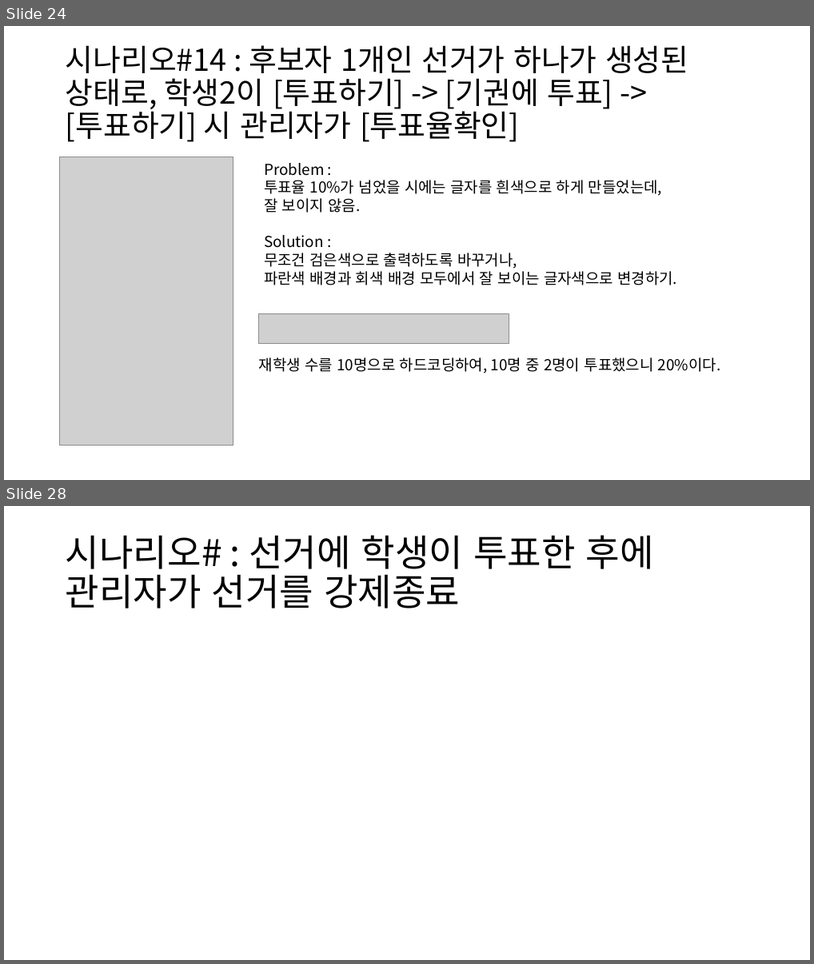
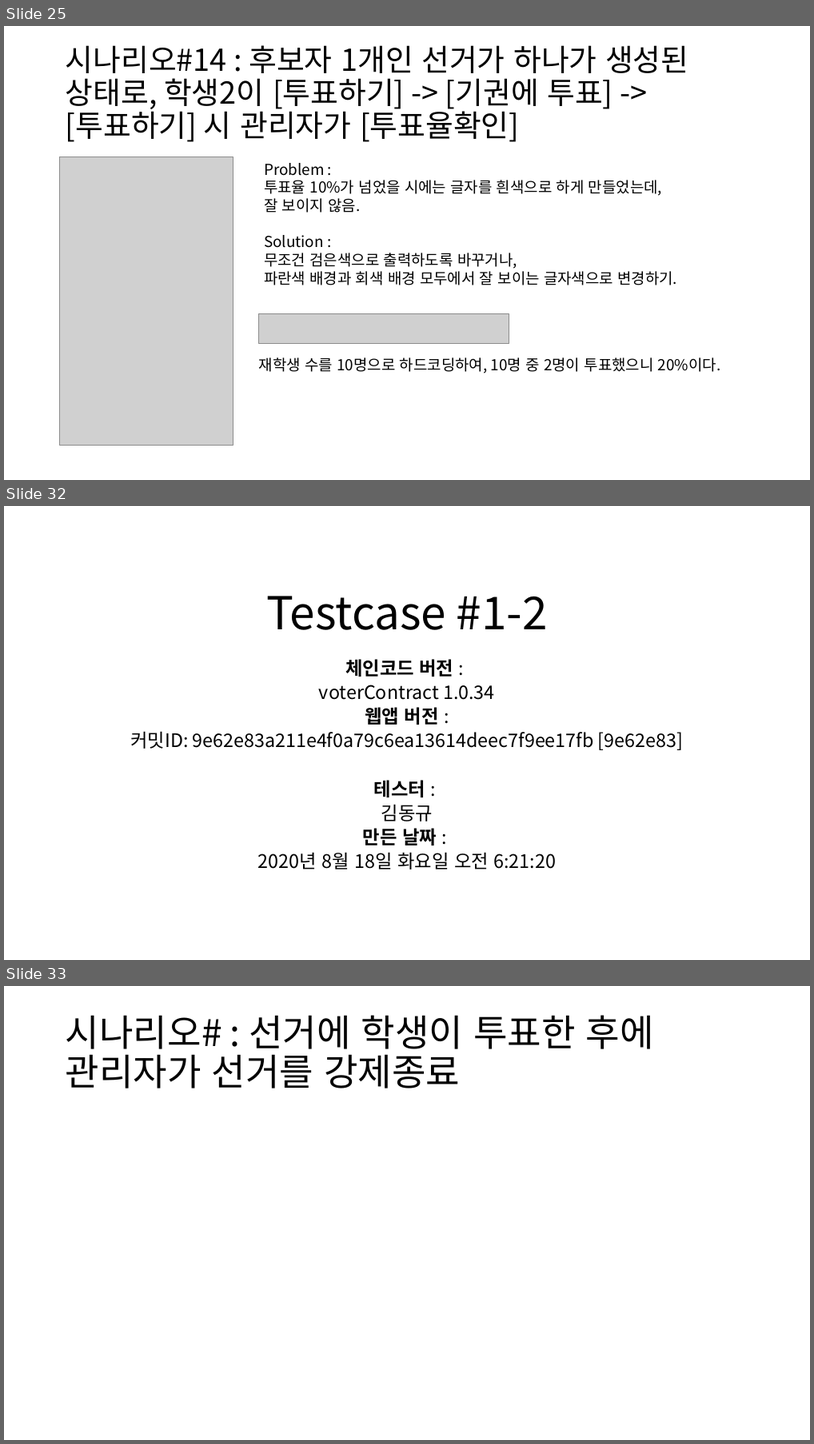
Before and after one commit to BL-UCKSS/evote-project, a slide deck: Document/Testcase/Testcase #1.pptx. Shown one above the other, each under a label of ours: slides 24 and 28 before the commit, slides 25, 32 and 33 after it; the slides between them are not shown. The pictures are 814x964 and 814x1444 pixels, drawn with LibreOffice and Linux fonts; fonts in the diff are those of the drawing; grey boxes stand for pictures. Boxes give left, top, right and bottom in pixels: in the first picture for what was removed or moved away, otherwise in the second. Text is boxed around its words. In the diff, an @@ line names an element or a change of style, - is before the commit and + after.

Commit message:
Testcase #1-1 중단

```diff
--- a/Document/Testcase/Testcase #1.pptx
+++ b/Document/Testcase/Testcase #1.pptx
@@ slide 32 added at box(4, 506, 810, 960), background #FFFFFF @@
@@ title added at box(266, 596, 548, 630), 54 pt, text #000000 @@
+Testcase #1-2
@@ subtitle added at box(130, 659, 683, 869), 22.2 pt, text #000000 @@
+체인코드 버전 :
+voterContract 1.0.34
+웹앱 버전 :
+커밋ID: 9e62e83a211e4f0a79c6ea13614deec7f9ee17fb [9e62e83]
+테스터 :
+김동규
+만든 날짜 :
+2020년 8월 18일 화요일 오전 6:21:20
@@ what was slide 24 is now slide 25 @@
@@ what was slide 28 is now slide 33 @@
```
Also in this commit, not shown: 4 slides changed, 4 other slides added.
